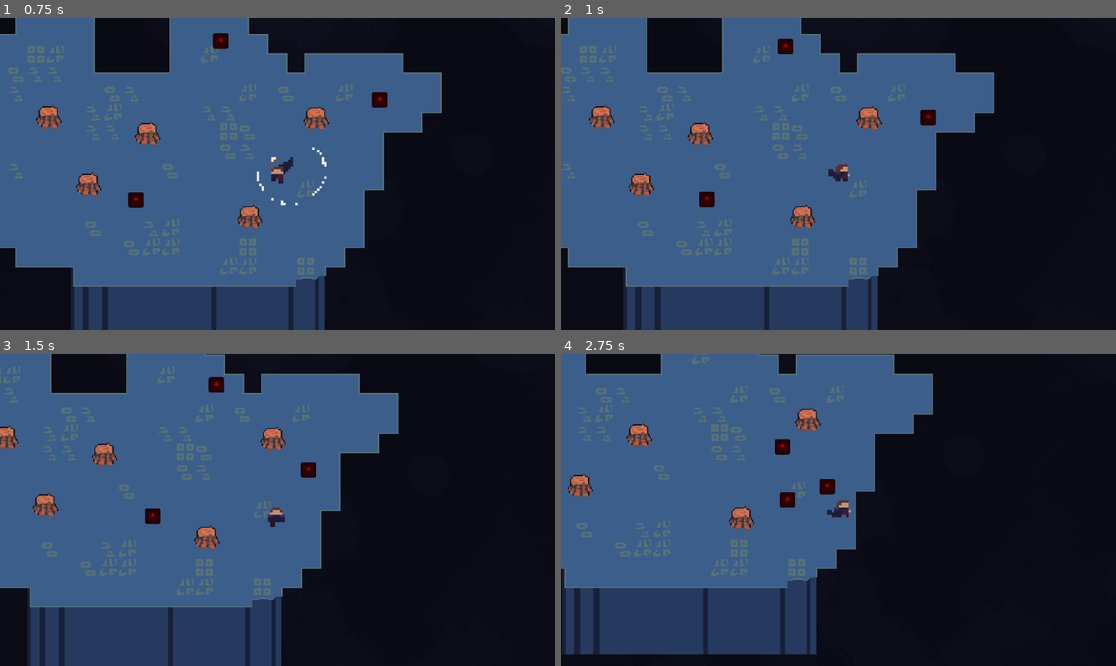
Above: before the commit, frames 1-4 (two rows, left to right).
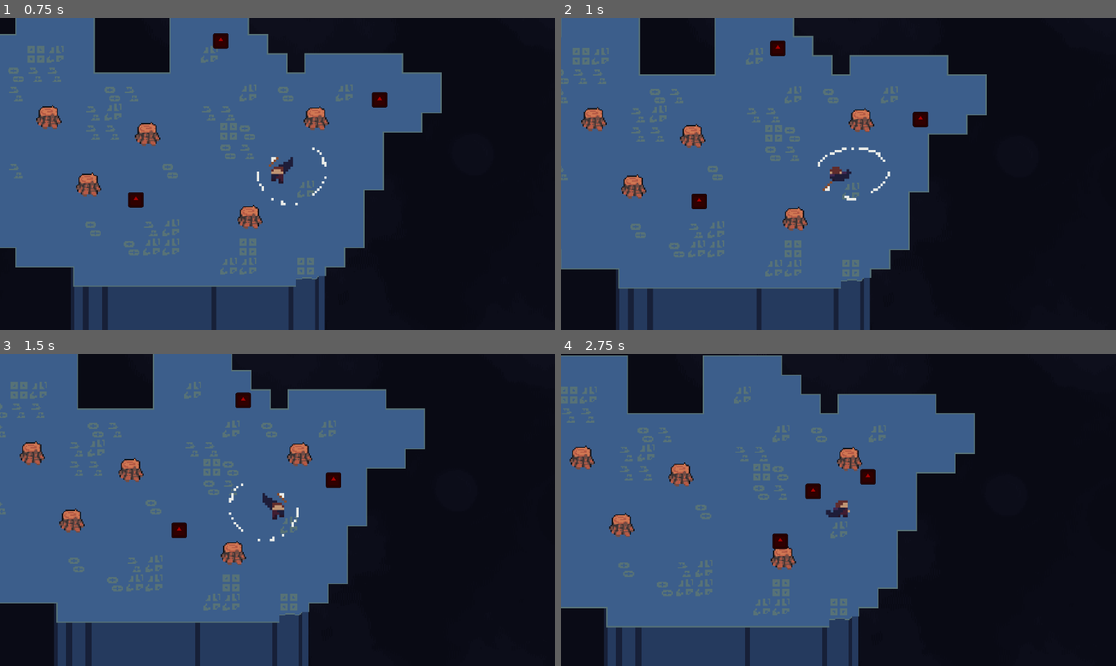
Above: after the commit, the same moments.

Repository: Nademtis/2D-MeleeCombat-and-pathfinding
Game: Godot game, scene res://main.tscn
The game is run twice, just before and just after one commit, with the same random seed, the same clock (stepped at 60 frames per second) and the same inputs. The engine's default icon, where the game draws it, is replaced by a stand-in: a white triangle on a blue panel in a dark square.
Inputs (mouse positions are in pixels of both pictures, inside the frame that each line leads up to):
- Up to frame 1 (0.75 s): move the mouse to (399, 158) at 0.52 s; press the mouse at (399, 158) at 0.53 s; hold D (right) from 0.53 s (still down)
- Up to frame 2 (1 s): keep holding D (right); right-click (960, 158) at 0.8 s
- Up to frame 3 (1.5 s): move the mouse to (166, 525) at 1.27 s; release D (right) at 1.28 s; release the mouse at (166, 525) at 1.28 s; hold S (down) from 1.28 s (still down); right-click (166, 525) at 1.35 s
- Up to frame 4 (2.75 s): click (727, 525) at 1.55 s; move the mouse to (894, 441) at 2.02 s; release S (down) at 2.03 s; press the mouse at (894, 441) at 2.03 s; hold D (right) from 2.03 s (still down); right-click (894, 441) at 2.3 s

Frame 1 is identical in both runs. In frame 2, 9.8% of the frame differs, in the area x 0-79%, y 0-100%; in frame 3, 20%; in frame 4, 29%, in the area x 0-75%, y 0-100%.

Commit message:
fixed combo bug. added mouse held down listener

Diff:
--- a/game/player/player.tscn
+++ b/game/player/player.tscn
@@ -553,7 +553,11 @@
 script = ExtResource("1_f8ifd")
 
 [node name="attackDelay" type="Timer" parent="."]
-wait_time = 0.15
+wait_time = 0.2
+one_shot = true
+
+[node name="attackCombo" type="Timer" parent="."]
+wait_time = 0.4
 one_shot = true
 
 [node name="attackCoolDown" type="Timer" parent="."]
@@ -609,5 +613,6 @@
 disabled = true
 
 [connection signal="timeout" from="attackDelay" to="." method="_on_attack_delay_timeout"]
+[connection signal="timeout" from="attackCombo" to="." method="_on_attack_combo_timeout"]
 [connection signal="timeout" from="attackCoolDown" to="." method="_on_attack_cool_down_timeout"]
 [connection signal="animation_finished" from="AnimatedSprite2D" to="." method="_on_animated_sprite_2d_animation_finished"]
--- a/game/player/scripts/player.gd
+++ b/game/player/scripts/player.gd
@@ -7,6 +7,9 @@
 @export var max_speed: float = 85 #100
 @export var acceleration: float = 60 #2000
 @export var deceleration: float = 80 #500
+
+#input
+var left_click_held_down = false
 
 #player attack & combo
 var can_attack: bool = true
@@ -14,7 +17,9 @@
 var max_combo : int = 3
 @onready var attack_small_delay: Timer = $attackDelay #timewindow to make combo
 @onready var attack_cool_down: Timer = $attackCoolDown # cooldown between attacks
-
+@onready var attack_combo: Timer = $attackCombo
+
+#collisions
 @onready var coll_shape_left: CollisionPolygon2D = $attackHitbox/CollShapeLeft/collShapeLeft
 @onready var coll_shape_right: CollisionPolygon2D = $attackHitbox/CollShapeRight/collShapeRight
 @onready var coll_shape_up: CollisionPolygon2D = $attackHitbox/CollShapeUp/collShapeUp
@@ -37,12 +42,13 @@
 	Events.connect("player_attacked", attack_dash) #TODO
 
 func _process(_delta: float) -> void:
-	#print(combo_count)
 	PlayerStats.player_position = global_position #update player position for enemies
+	left_click_held_down = Input.is_action_pressed("click")
 	anim_player()
 
+
 func _input(event: InputEvent) -> void:
-	if event.is_action_pressed("click") && can_attack:
+	if event.is_action_pressed("click" )&& can_attack or left_click_held_down && can_attack :
 		var point = get_global_mouse_position()
 		var direction = point - global_position
 		attack_dash(direction)
@@ -81,53 +87,11 @@
 	combo_count += 1
 	can_attack = false
 
-
 	if combo_count >= max_combo:
 		attack_cool_down.start()
 	else:
 		attack_small_delay.start()
-
-
-
-
-
-
-	#if attack_direction == "right": #attack right
-		#turn_on_attack_collision("right")
-		#if attack_combo_timer.is_stopped():
-			#animated_sprite_2d.play("attack_1_right")
-			#attack_combo_timer.start()
-		#elif attack_combo_timer.time_left > 0:
-			#animated_sprite_2d.play("attack_2_right")
-			#
-	#elif attack_direction == "left": # attack left
-		#turn_on_attack_collision("left")
-		#if attack_combo_timer.is_stopped():
-			#animated_sprite_2d.play("attack_1_left")
-			#attack_combo_timer.start()
-		#elif attack_combo_timer.time_left > 0:
-			#animated_sprite_2d.play("attack_2_left")
-			#
-	#elif attack_direction == "up": # attack up
-		#turn_on_attack_collision("up")
-		#if attack_combo_timer.is_stopped():
-			#animated_sprite_2d.play("attack_1_up")
-			#attack_combo_timer.start()
-		#elif attack_combo_timer.time_left > 0:
-			#animated_sprite_2d.play("attack_2_up")
-			#
-	#elif attack_direction == "down": # attack down
-		#turn_on_attack_collision("down")
-		#if attack_combo_timer.is_stopped():
-			#animated_sprite_2d.play("attack_1_down")
-			#attack_combo_timer.start()
-		#elif attack_combo_timer.time_left > 0:
-			#animated_sprite_2d.play("attack_2_down")
-
-	#reset timer
-	#attack_cool_down.stop()
-	#attack_cool_down.start()
-	#can_attack = false
+		attack_combo.start()
 
 func handle_attack_dash(delta: float):
 	attack_dash_elapsed_time += delta
@@ -232,24 +196,24 @@
 
 func _on_attack_cool_down_timeout() -> void:
 	#attack and combo finished - go back to walking
-	#set_movement_state(MovementState.WALKING)
 	can_attack = true
 	combo_count = 0
 	pass
 
-
 func _on_attack_delay_timeout() -> void:
-	#set_movement_state(MovementState.WALKING)
 	if attack_cool_down.time_left > 0:
 		print("combo ended starting longer cooldown")
 		return
 	else:
 		can_attack = true
-	pass # Replace with function body.
-
+
+func _on_attack_combo_timeout() -> void:
+	#combo reset if no attack - checking if other cooldown are ongoing before resetting
+	if not attack_small_delay.time_left > 0 && not attack_cool_down.time_left > 0 :
+		#push_warning("no attack, resetting combo")
+		combo_count = 0
 
 func _on_animated_sprite_2d_animation_finished() -> void:
 	if animated_sprite_2d.animation.begins_with("attack_"):
-		print(animated_sprite_2d.animation + " finished")
+		#print(animated_sprite_2d.animation + " finished")
 		set_movement_state(MovementState.WALKING)
-	pass # Replace with function body.
